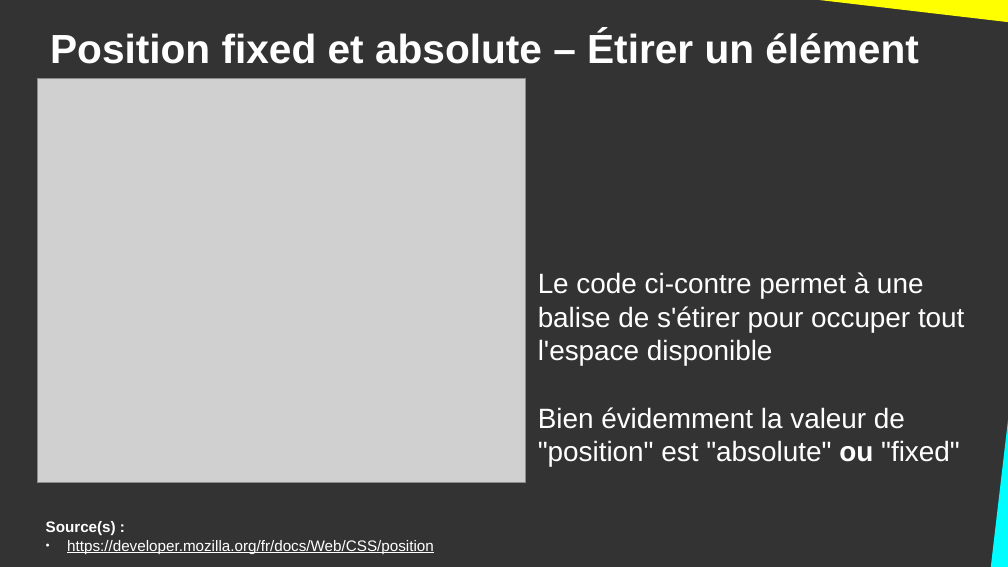
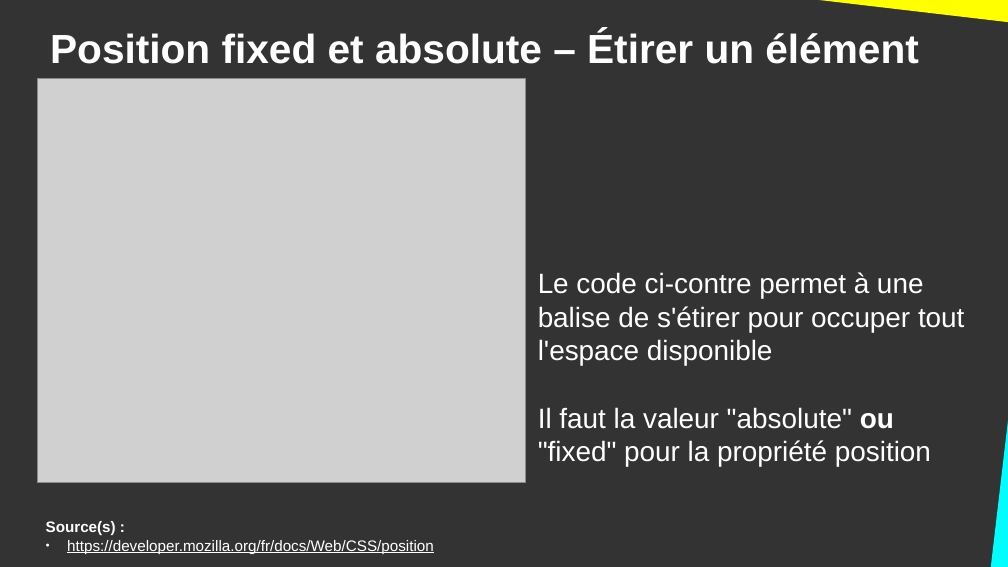
Before and after one commit to DanYellow/cours, a slide deck: slide 14 of integration-web-s2/travaux-pratiques/numero-1/presentation.odp. Drawn at 1008x567 pixels with LibreOffice and Linux fonts; fonts in the diff are those of the drawing; grey boxes stand for pictures. Boxes give left, top, right and bottom in pixels: in the first picture for what was removed or moved away, otherwise in the second. Text is boxed around its words. In the diff, an @@ line names an element or a change of style, - is before the commit and + after.

```diff
--- a/integration-web-s2/travaux-pratiques/numero-1/presentation.odp
+++ b/integration-web-s2/travaux-pratiques/numero-1/presentation.odp
@@ title at (538,272,964,466): text changed @@
-Le code ci-contre permet à une balise de s'étirer pour occuper tout l'espace disponible
-Bien évidemment la valeur de "position" est "absolute" ou "fixed"
+Le code ci-contre permet à une balise de s'étirer pour occuper tout l'espace disponible
+Il faut la valeur "absolute" ou "fixed" pour la propriété position
```
Also in this commit, not shown: 2 other slides changed, 1 slide added, 3 slides removed, 4 other files.
